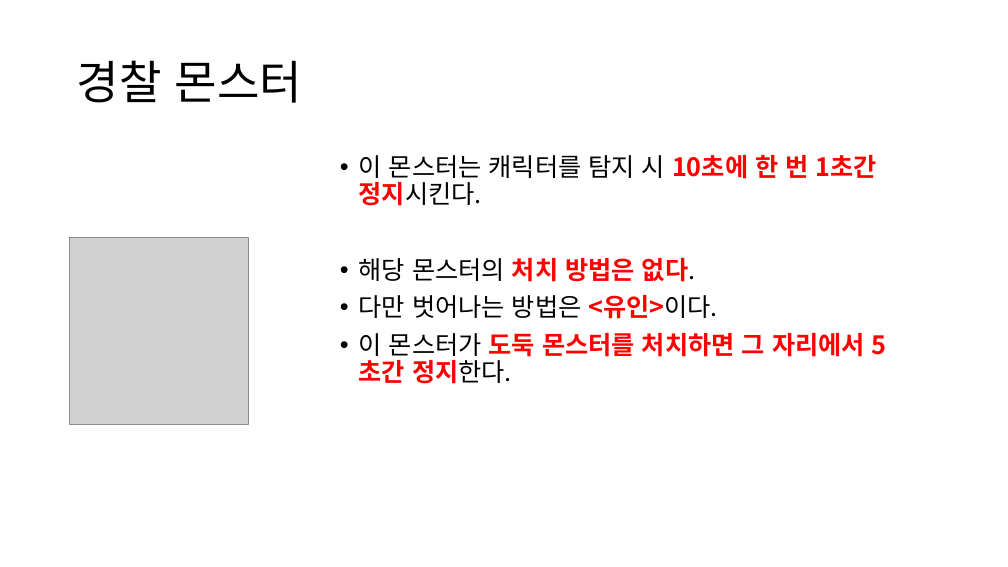
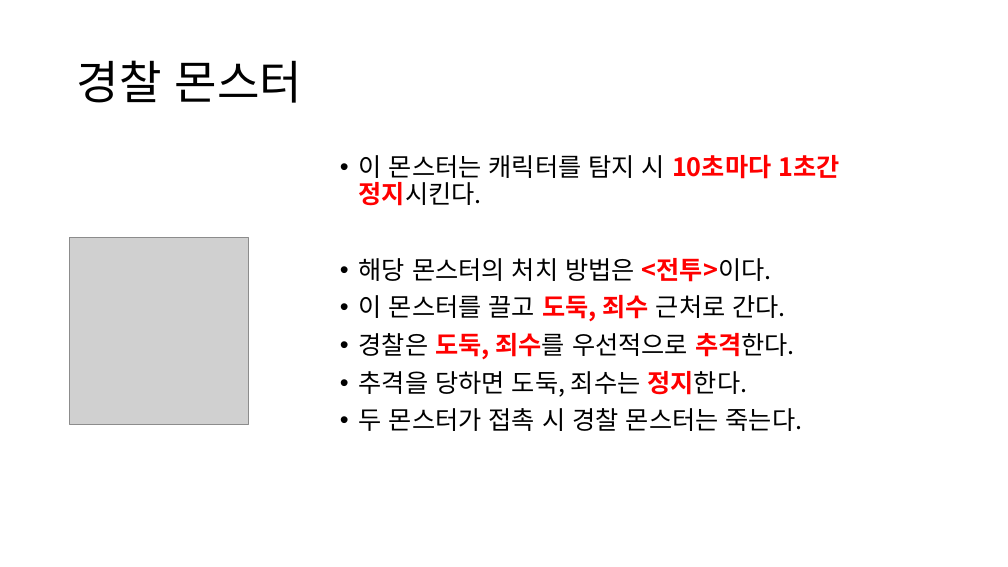
Before and after one commit to yimgunho/Witch_of_Time, a slide deck: slide 7 of 시간의 마녀_몬스터 기획.pptx (slide 6 before the commit). Drawn at 1008x567 pixels with LibreOffice and Linux fonts; fonts in the diff are those of the drawing; grey boxes stand for pictures. Boxes give left, top, right and bottom in pixels: in the first picture for what was removed or moved away, otherwise in the second. Text is boxed around its words. In the diff, an @@ line names an element or a change of style, - is before the commit and + after.

Commit message:
몬스터 기획 3

```diff
--- a/시간의 마녀_몬스터 기획.pptx
+++ b/시간의 마녀_몬스터 기획.pptx
@@ text at <box>359,155,839,431</box>: text changed @@
-• 이 몬스터는 캐릭터를 탐지 시 10초에 한 번 1초간 정지시킨다.
-• 해당 몬스터의 처치 방법은 없다.
-• 다만 벗어나는 방법은 <유인>이다.
-• 이 몬스터가 도둑 몬스터를 처치하면 그 자리에서 5초간 정지한다.
+• 이 몬스터는 캐릭터를 탐지 시 10초마다 1초간 정지시킨다.
+• 해당 몬스터의 처치 방법은 <전투>이다.
+• 이 몬스터를 끌고 도둑, 죄수 근처로 간다.
+• 경찰은 도둑, 죄수를 우선적으로 추격한다.
+• 추격을 당하면 도둑, 죄수는 정지한다.
+• 두 몬스터가 접촉 시 경찰 몬스터는 죽는다.
```
Also in this commit, not shown: 4 other slides changed, 10 slides added.
